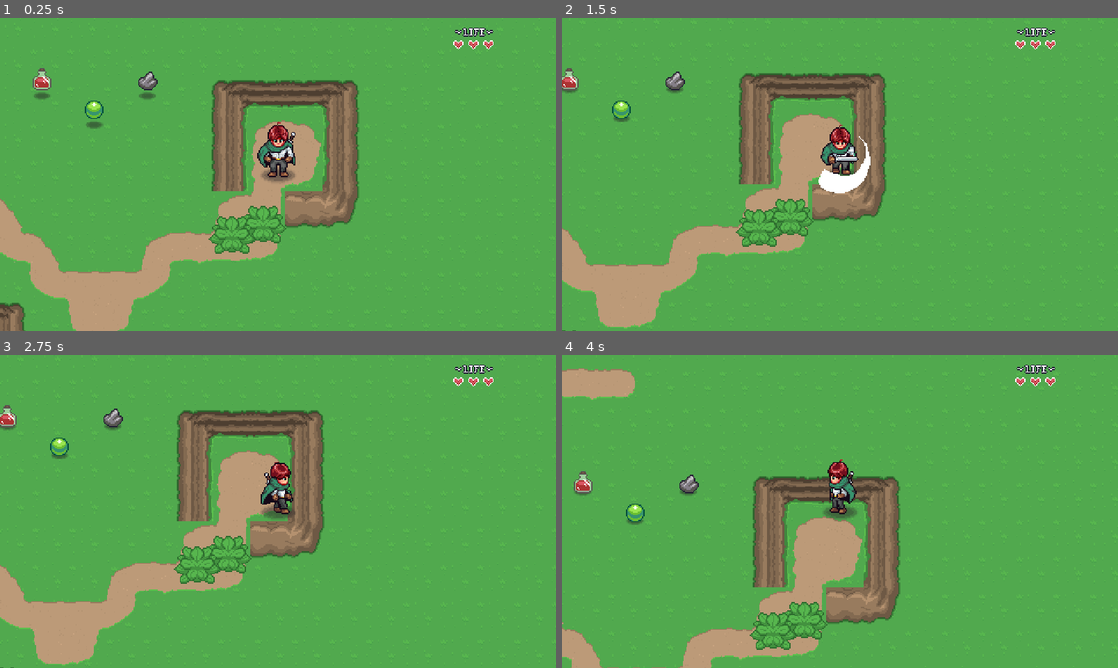
Above: before the commit, frames 1-4 (two rows, left to right).
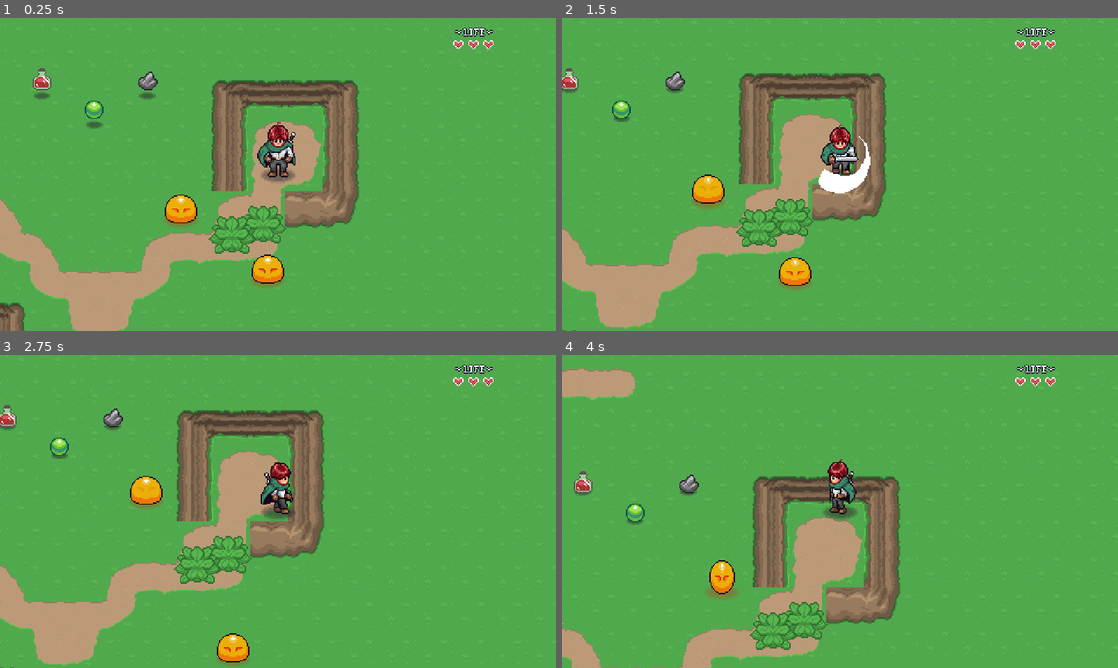
Above: after the commit, the same moments.

Repository: LeskoIam/aarpg_tutorial
Game: Godot game, scene res://levels/area_001/level_001.tscn
Same seed, same stepped clock (60 frames per second), same inputs: the game is played once before the commit and once after it. Sound files missing from this copy of the repository are replaced by a short silence.
Inputs:
- Up to frame 1 (0.25 s): no input
- Up to frame 2 (1.5 s): hold Right (move_right) 0.53-1.28 s; hold Space (attack) 0.53-1.28 s; hold Down (move_down) from 1.28 s (still down); tap Space (attack) at 1.35 s
- Up to frame 3 (2.75 s): release Down (move_down) at 2.03 s; hold Right (move_right) from 2.03 s (still down); hold Space (attack) from 2.03 s (still down)
- Up to frame 4 (4 s): release Right (move_right) at 2.78 s; release Space (attack) at 2.78 s; hold Up (move_up) 2.78-3.53 s; tap Space (attack) at 2.85 s; hold Left (move_left) from 3.53 s (still down); hold Space (attack) from 3.53 s (still down)

The runs differ from the first frame. In frame 1, 1.0% of the frame differs, in the area x 29-52%, y 56-86%; in frame 2, 1.0%, in the area x 23-45%, y 50-87%; in frame 3, 1.0%; in frame 4, 0.5%.

Commit message:
Lowered volume on sound effects.

Diff:
--- a/GUI/pause_menu/pause_menu.tscn
+++ b/GUI/pause_menu/pause_menu.tscn
@@ -126,4 +126,5 @@
 text = "Load"
 
 [node name="AudioStreamPlayer" type="AudioStreamPlayer" parent="Control"]
+volume_db = -8.0
 max_polyphony = 5
--- a/enemies/slime/slime.tscn
+++ b/enemies/slime/slime.tscn
@@ -1039,6 +1039,7 @@
 drops = Array[ExtResource("13_44jgq")]([SubResource("Resource_cd3y2"), SubResource("Resource_x5upf")])
 
 [node name="AudioStreamPlayer2D" type="AudioStreamPlayer2D" parent="."]
+volume_db = -6.0
 max_polyphony = 5
 
 [node name="DestroyEffectSprite" type="Sprite2D" parent="."]
--- a/items/item_pickups/item_pickup.tscn
+++ b/items/item_pickups/item_pickup.tscn
@@ -5,6 +5,21 @@
 [ext_resource type="AudioStream" uid="uid://chrwmsuww7pcy" path="res://items/item_pickups/item_pickup.wav" id="2_inu0h"]
 
 [sub_resource type="CircleShape2D" id="CircleShape2D_0pj0i"]
+
+[sub_resource type="Animation" id="Animation_hqvkd"]
+length = 0.001
+tracks/0/type = "value"
+tracks/0/imported = false
+tracks/0/enabled = true
+tracks/0/path = NodePath("Sprite2D:position")
+tracks/0/interp = 1
+tracks/0/loop_wrap = true
+tracks/0/keys = {
+"times": PackedFloat32Array(0),
+"transitions": PackedFloat32Array(1),
+"update": 0,
+"values": [Vector2(0, 0)]
+}
 
 [sub_resource type="Animation" id="Animation_27jjl"]
 resource_name = "bounce"
@@ -20,21 +35,6 @@
 "transitions": PackedFloat32Array(-2, -2, -2, -2, -2, -2, -2),
 "update": 0,
 "values": [Vector2(0, 0), Vector2(0, -7), Vector2(0, 0), Vector2(0, -3), Vector2(0, 0), Vector2(0, -1), Vector2(0, 0)]
-}
-
-[sub_resource type="Animation" id="Animation_hqvkd"]
-length = 0.001
-tracks/0/type = "value"
-tracks/0/imported = false
-tracks/0/enabled = true
-tracks/0/path = NodePath("Sprite2D:position")
-tracks/0/interp = 1
-tracks/0/loop_wrap = true
-tracks/0/keys = {
-"times": PackedFloat32Array(0),
-"transitions": PackedFloat32Array(1),
-"update": 0,
-"values": [Vector2(0, 0)]
 }
 
 [sub_resource type="AnimationLibrary" id="AnimationLibrary_bp72w"]
@@ -67,6 +67,7 @@
 
 [node name="AudioStreamPlayer2D" type="AudioStreamPlayer2D" parent="."]
 stream = ExtResource("2_inu0h")
+volume_db = -6.0
 
 [node name="AnimationPlayer" type="AnimationPlayer" parent="."]
 libraries = {
--- a/levels/area_001/level_001.tscn
+++ b/levels/area_001/level_001.tscn
@@ -71,4 +71,16 @@
 item_data = ExtResource("10_itn4o")
 
 [node name="Slime" parent="." instance=ExtResource("11_fdpmc")]
-position = Vector2(78, 442)
+position = Vector2(108, 444)
+
+[node name="Slime2" parent="." instance=ExtResource("11_fdpmc")]
+position = Vector2(59, 445)
+
+[node name="Slime3" parent="." instance=ExtResource("11_fdpmc")]
+position = Vector2(-56, 451)
+
+[node name="Slime4" parent="." instance=ExtResource("11_fdpmc")]
+position = Vector2(294, 311)
+
+[node name="Slime5" parent="." instance=ExtResource("11_fdpmc")]
+position = Vector2(369, 363)
--- a/player/player.tscn
+++ b/player/player.tscn
@@ -673,6 +673,7 @@
 [node name="Audio" type="Node2D" parent="."]
 
 [node name="AudioStreamPlayer2D" type="AudioStreamPlayer2D" parent="Audio"]
+volume_db = -6.0
 max_polyphony = 5
 
 [node name="Interactions" type="Node2D" parent="."]
